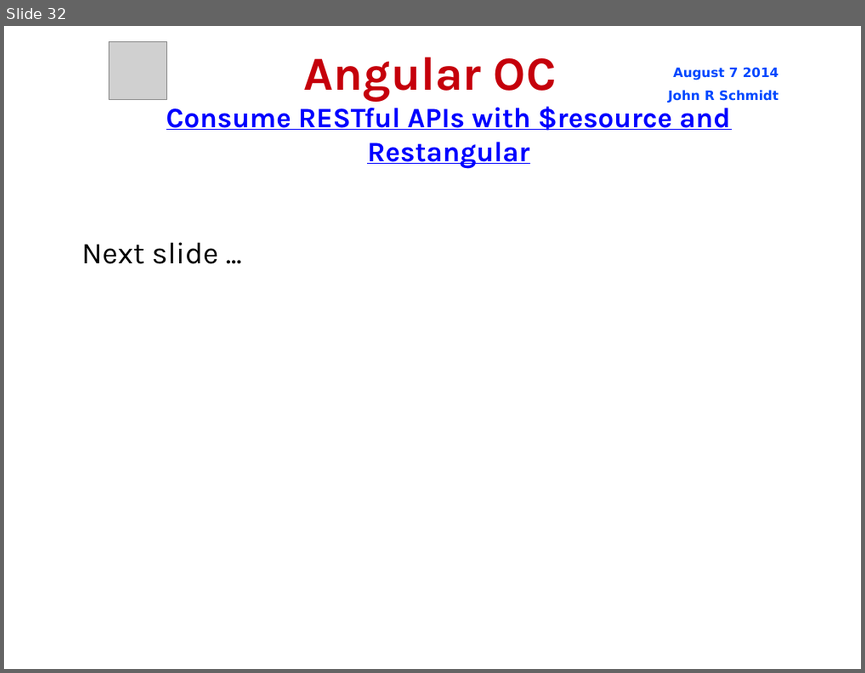
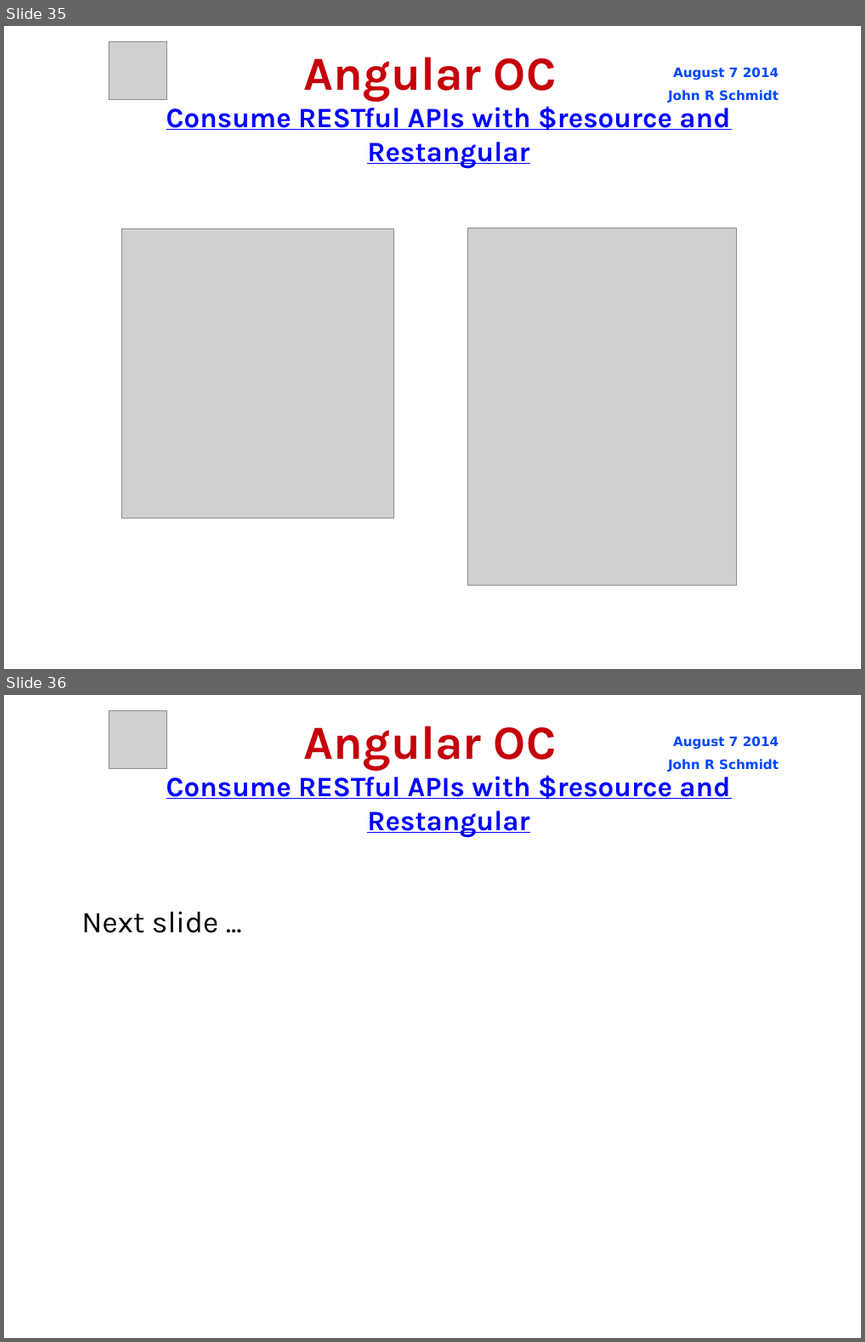
Before and after one commit to jrschmidt/fifa-angular-rest-demo, a slide deck: fifa.odp. Shown one above the other, each under a label of ours: slide 32 before the commit, slides 35 and 36 after it. The pictures are 865x673 and 865x1342 pixels, drawn with LibreOffice and Linux fonts; fonts in the diff are those of the drawing; grey boxes stand for pictures; background and template pictures are left out. Boxes give left, top, right and bottom in pixels: in the first picture for what was removed or moved away, otherwise in the second. Text is boxed around its words. In the diff, an @@ line names an element or a change of style, - is before the commit and + after.

```diff
--- a/fifa.odp
+++ b/fifa.odp
@@ slide 35 added at (x1=4, y1=26, x2=861, y2=669), background picture (left out) @@
@@ picture added at (x1=109, y1=41, x2=167, y2=99) @@
@@ title added at (x1=304, y1=57, x2=556, y2=102), 44 pt, text #C5000B, bold @@
+Angular OC
@@ text added at (x1=668, y1=67, x2=778, y2=102), 12 pt, text #0047FF, bold @@
+August 7 2014
+John R Schmidt
@@ text added at (x1=166, y1=102, x2=730, y2=168), 26 pt, text #0000FF, bold, underline @@
+Consume RESTful APIs with $resource and Restangular
@@ picture added at (x1=121, y1=229, x2=393, y2=518) @@
@@ picture added at (x1=468, y1=228, x2=738, y2=585) @@
@@ what was slide 32 is now slide 36 @@
```
Also in this commit, not shown: 5 other slides added, 4 other files.
